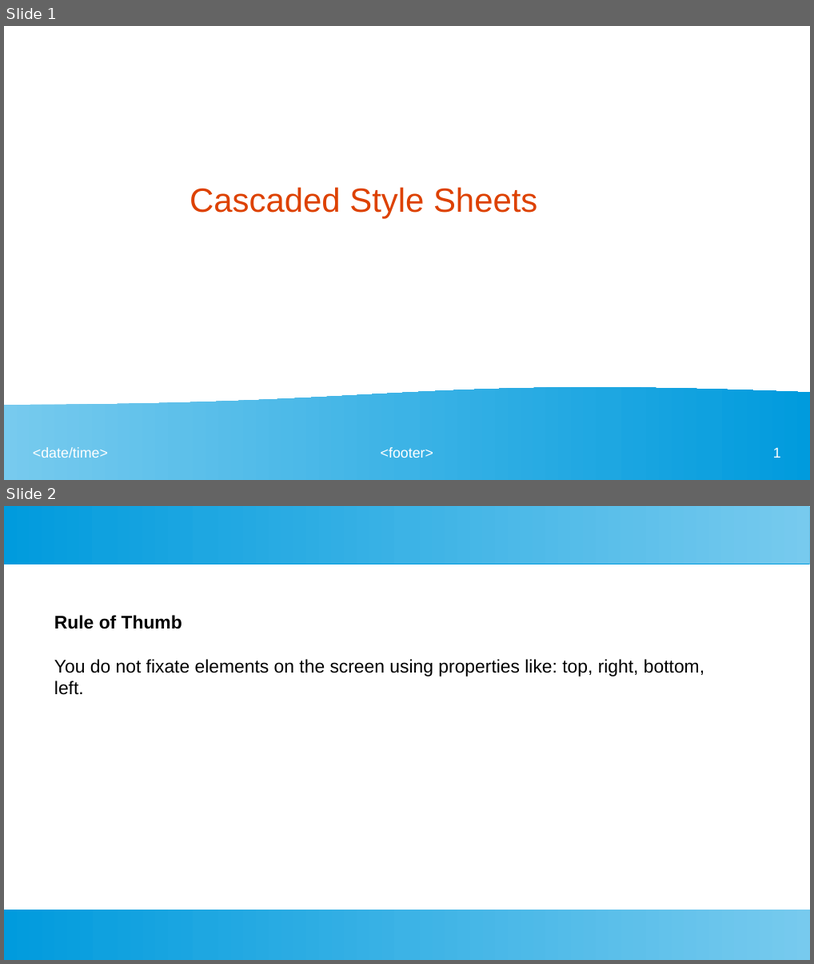
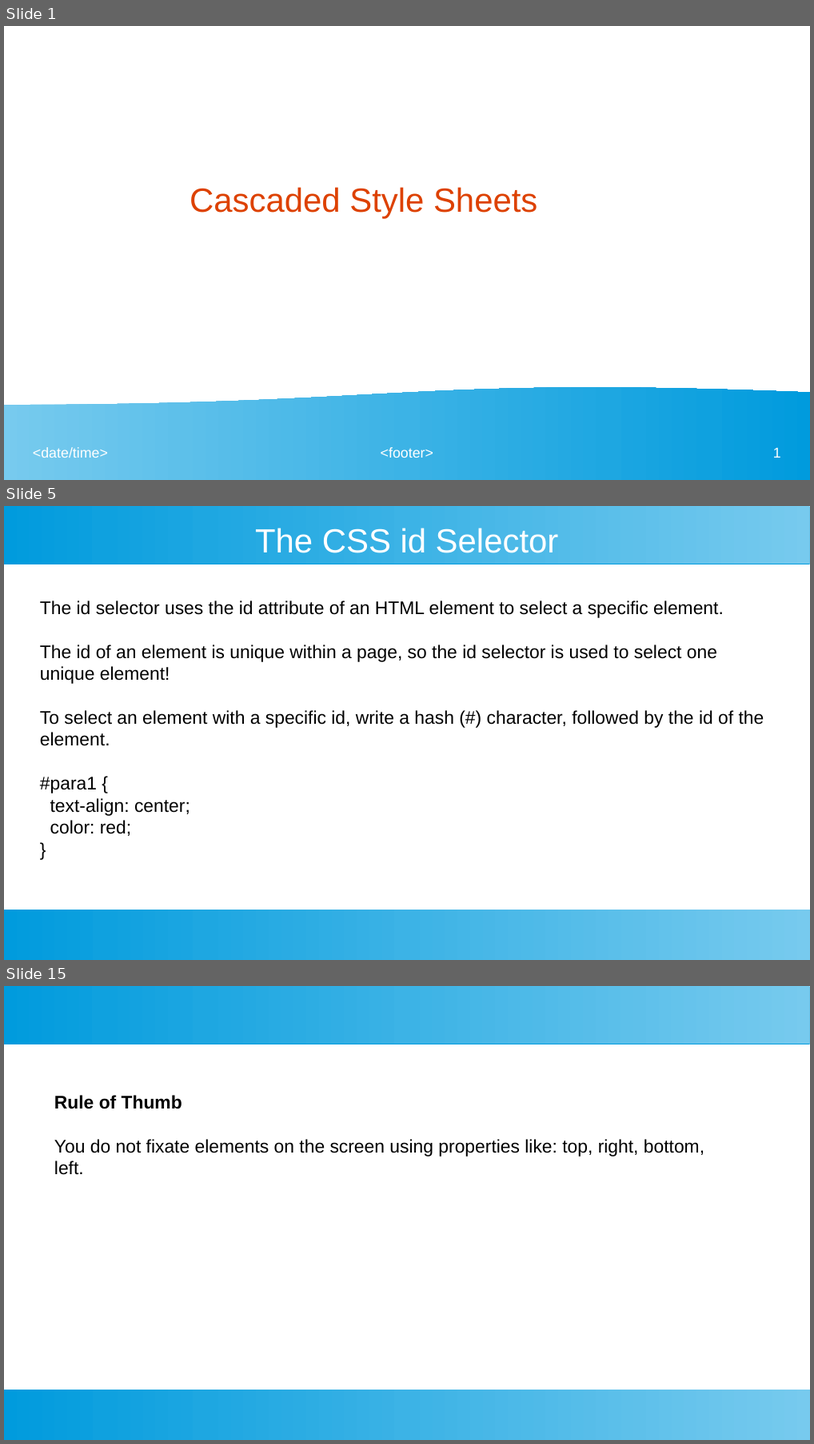
Before and after one commit to ashishjain1547/webDevelopmentCourseUsingFlask, a slide deck: CSS.odp. Shown one above the other, each under a label of ours: slides 1 and 2 before the commit, slides 1, 5 and 15 after it; the slides between them are not shown. The pictures are 814x964 and 814x1444 pixels, drawn with LibreOffice and Linux fonts; fonts in the diff are those of the drawing. Boxes give left, top, right and bottom in pixels: in the first picture for what was removed or moved away, otherwise in the second. Text is boxed around its words. In the diff, an @@ line names an element or a change of style, - is before the commit and + after.

```diff
--- a/CSS.odp
+++ b/CSS.odp
@@ slide 5 added at bbox=[4, 506, 810, 960], background #FFFFFF; not listed: 2 template elements that a slide beside it also shows @@
@@ title added at bbox=[255, 528, 559, 553], 33 pt, text #FFFFFF @@
+The CSS id Selector
@@ text added at bbox=[40, 600, 765, 836], 18 pt, text #000000 @@
+The id selector uses the id attribute of an HTML element to select a specific element.
+The id of an element is unique within a page, so the id selector is used to select one unique element!
+To select an element with a specific id, write a hash (#) character, followed by the id of the element.
+#para1 {
+text-align: center;
+color: red;
+}
@@ what was slide 2 is now slide 15 @@
```
Also in this commit, not shown: 12 other slides added, 16 other files.
